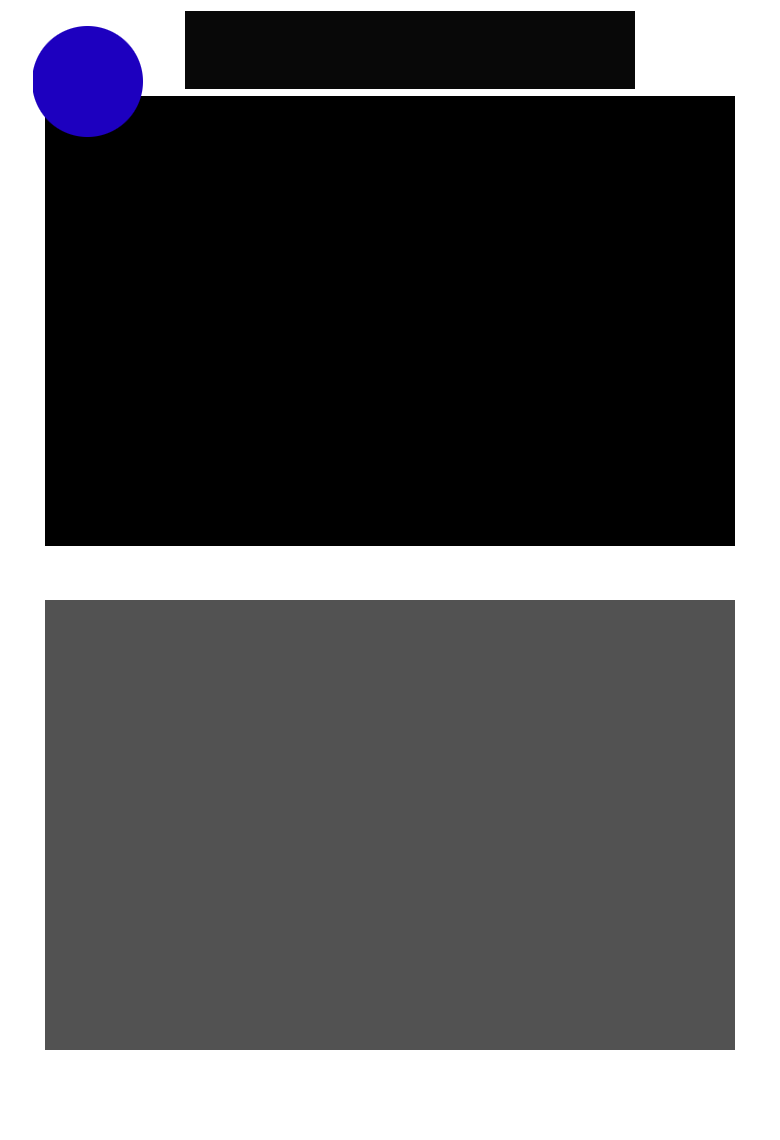
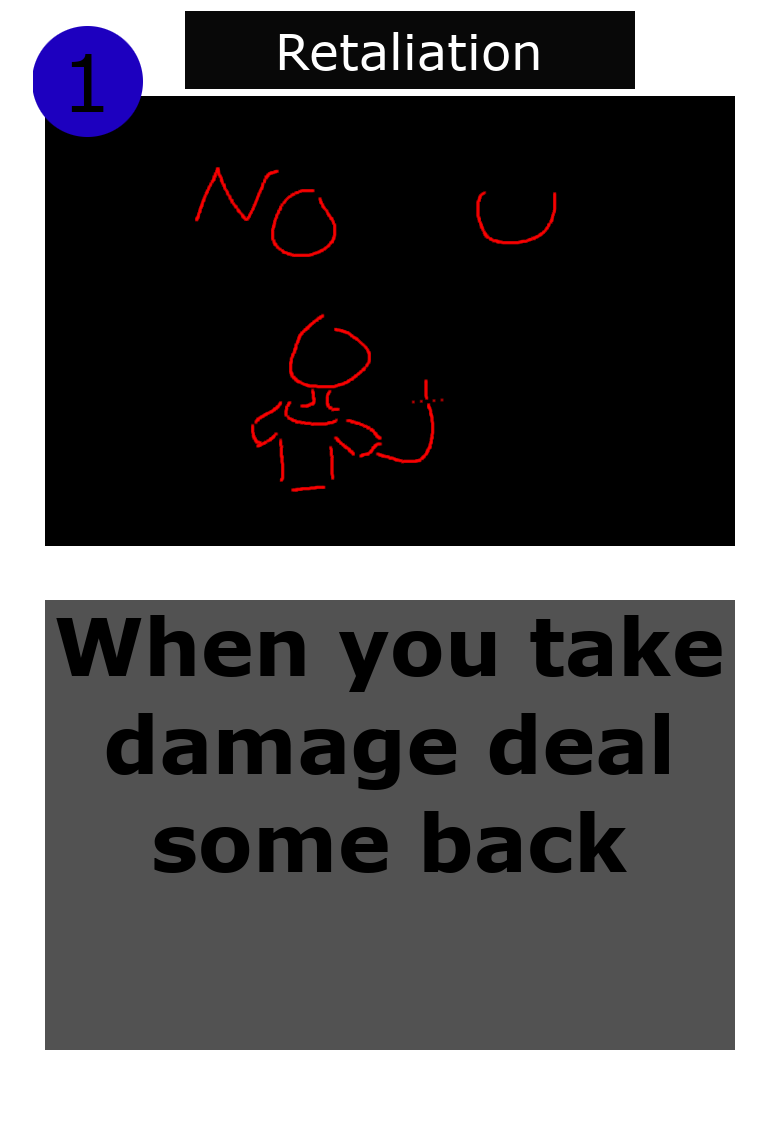
Layers edited between the first and the second 780x1140 image:
added layer "Retaliation" above "1" over [279,32,539,71]
added layer "1" above "CardDrawing" over [71,54,104,112]
added layer "CardDrawing" above "CardNameText" over [195,167,557,492]
added layer "When you take damage deal some..." above "Background" over [56,615,722,873]
